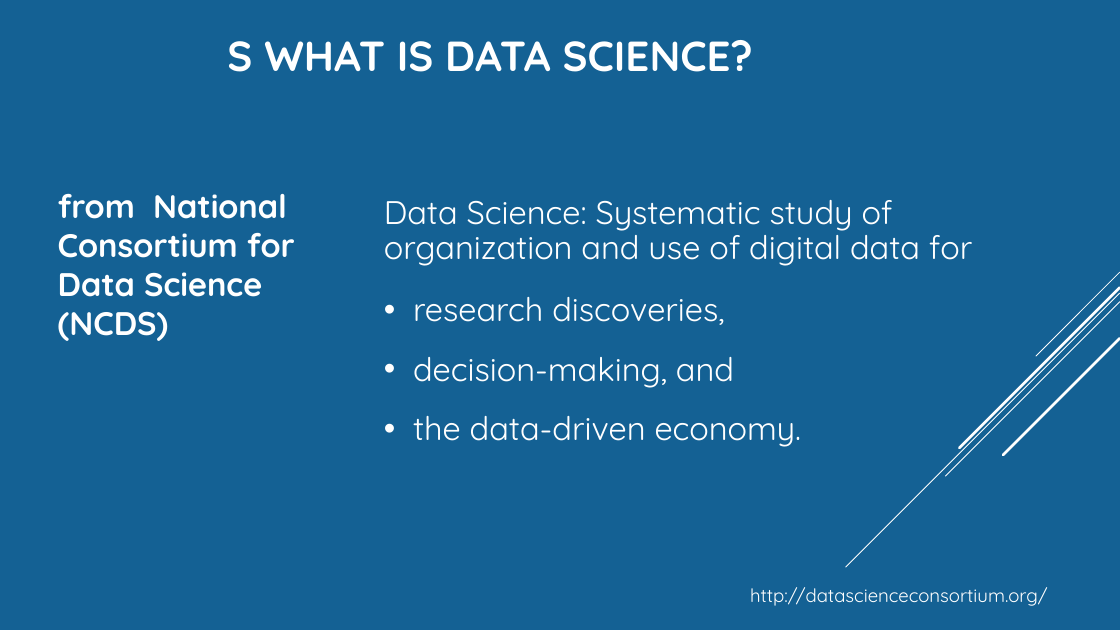
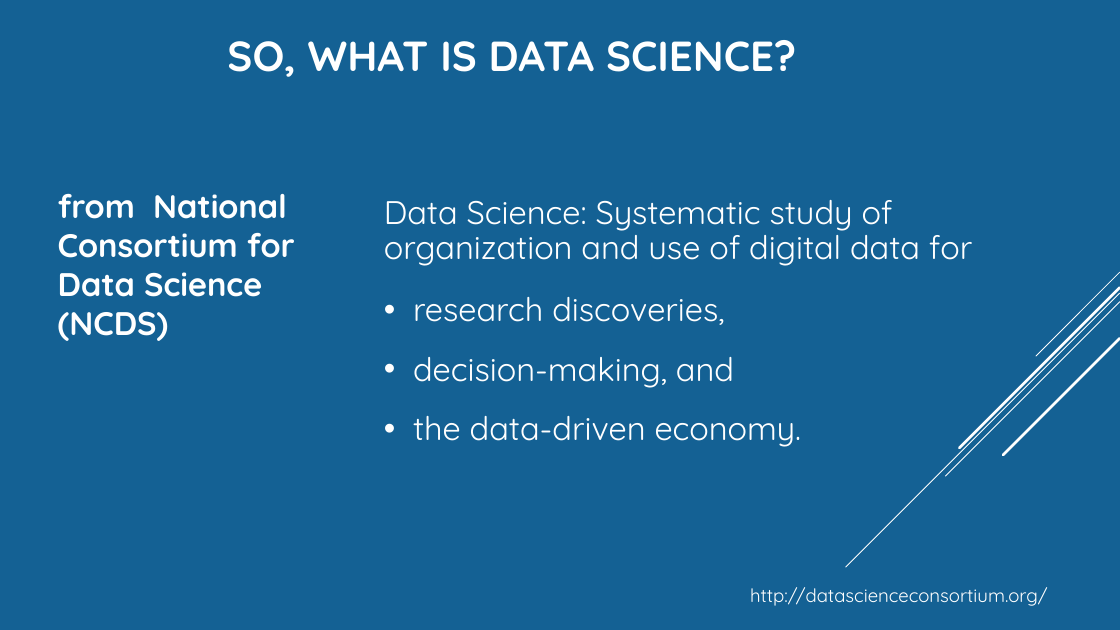
Before and after one commit to pengdsci/STA551, a slide deck: slide 5 of w01/What-is-data-sience.pptx. Drawn at 1120x630 pixels with LibreOffice and Linux fonts; fonts in the diff are those of the drawing; background and template pictures are left out. Boxes give left, top, right and bottom in pixels: in the first picture for what was removed or moved away, otherwise in the second. Text is boxed around its words. In the diff, an @@ line names an element or a change of style, - is before the commit and + after.

```diff
--- a/w01/What-is-data-sience.pptx
+++ b/w01/What-is-data-sience.pptx
@@ title at [227, 40, 796, 77]: text changed @@
-S WHAT IS DATA SCIENCE?
+SO, WHAT IS DATA SCIENCE?
```
Also in this commit, not shown: 4 other slides changed.
